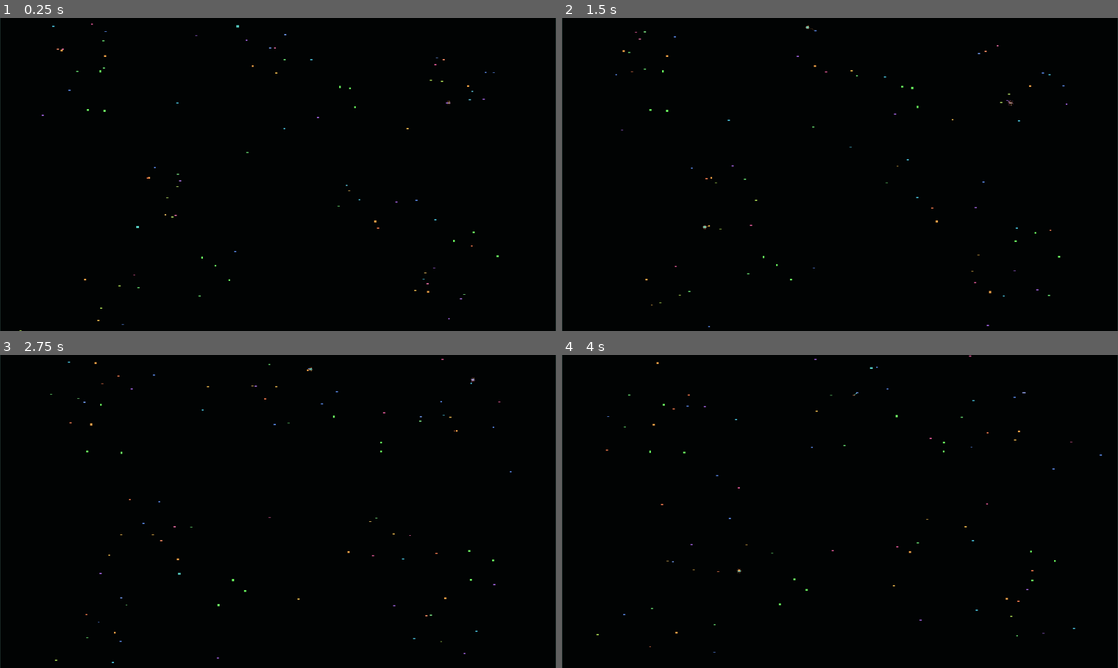
Above: before the commit, frames 1-4 (two rows, left to right).
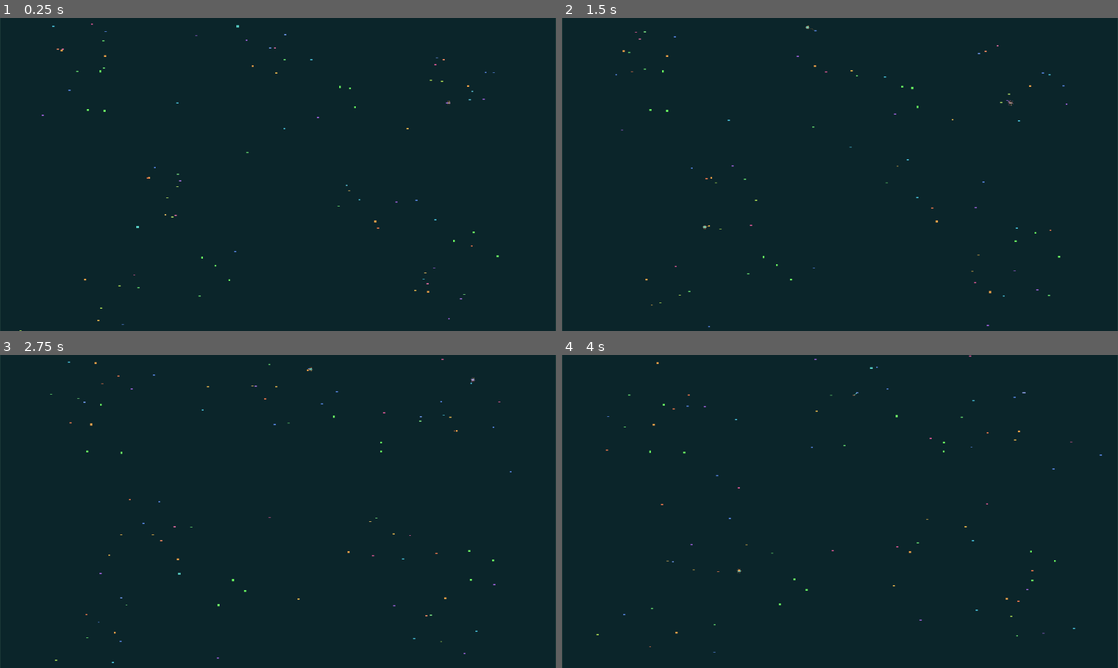
Above: after the commit, the same moments.

Repository: Rzbck/MicroC0re
Game: Godot game, scene res://src/app/main.tscn
The game is run twice, just before and just after one commit, with the same random seed, the same clock (stepped at 60 frames per second) and the same inputs.
Inputs (mouse positions are in pixels of both pictures, inside the frame that each line leads up to):
- Up to frame 1 (0.25 s): no input
- Up to frame 2 (1.5 s): tap Enter at 0.5 s; move the mouse to (962, 158) at 0.52 s; hold D 0.53-1.25 s; tap F at 0.6 s; click (962, 158) at 0.67 s; tap Space at 0.77, 1.25 s; drag from (728, 190) to (812, 237) at 1.27 s
- Up to frame 3 (2.75 s): move the mouse to (333, 442) at 2.02 s; hold D from 2.03 s (still down); tap N at 2.1 s
- Up to frame 4 (4 s): release D at 2.75 s; drag from (812, 574) to (673, 464) at 2.77 s; move the mouse to (1006, 558) at 3.52 s; hold A from 3.53 s (still down); tap 2 at 3.6 s; tap Space at 3.77 s

The runs differ from the first frame. In frame 1, 100% of the frame differs, in the area x 0-100%, y 0-100%; in frame 2, 100%; in frame 3, 100%; in frame 4, 100%.

Commit message:
Uncover shader biome beneath organism layer

Diff:
--- a/src/app/pixel_microscope.gd
+++ b/src/app/pixel_microscope.gd
@@ -234,8 +234,10 @@
 	sprite_cells = 0
 
 	var world_rect := Rect2(Vector2.ZERO, Vector2(sim.world_size))
-	draw_rect(world_rect, Color(0.005, 0.012, 0.014, 1.0), true)
-
+	# The water/biome shader renderer owns the dish background. Do not paint an
+	# opaque world rectangle here: it would sit above the negative-z shader
+	# layers and hide the entire biome, which was visible in the 2026-10-03
+	# maintainer recording as a completely black dish.
 	_draw_bacteria()
 	_draw_protozoa()
 	_draw_ciliates()
